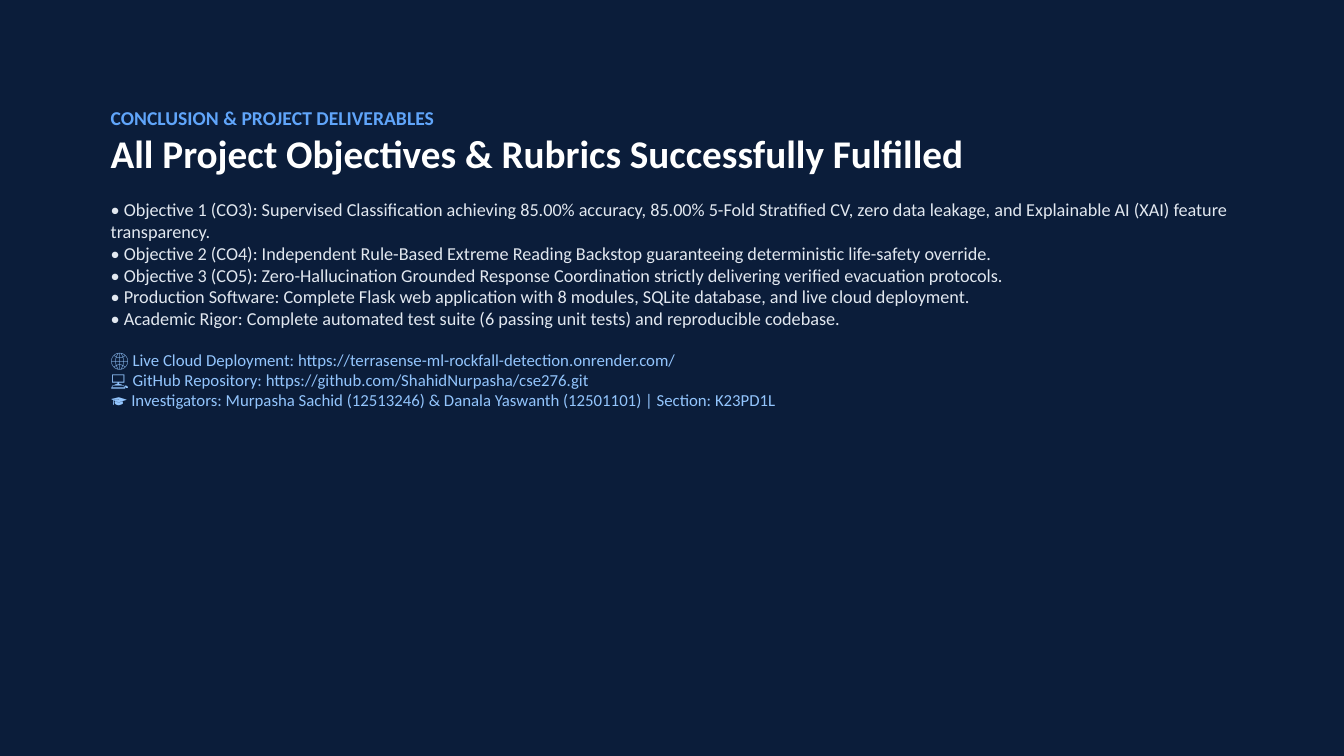
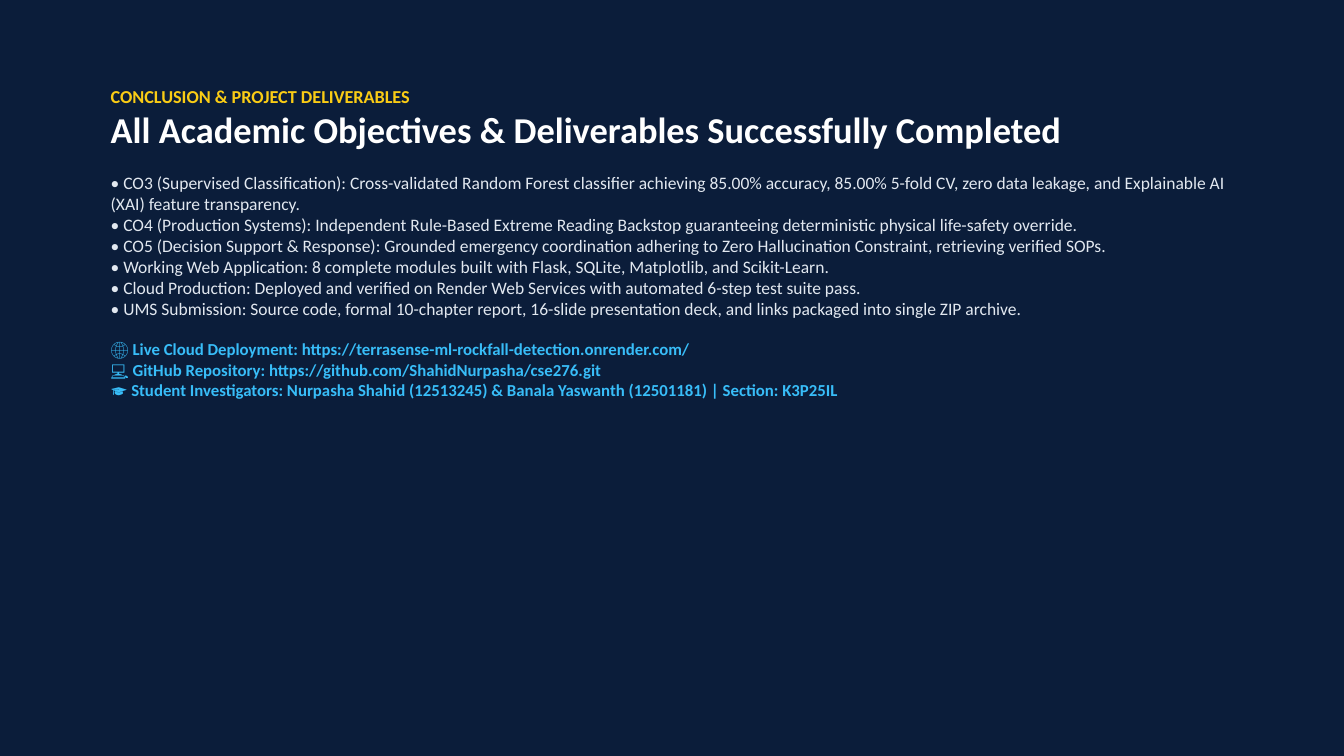
Before and after one commit to ShahidNurpasha/TerraSense-ML-Rockfall-Detection, a slide deck: slide 16 of ROCKFALL_EARLY_WARNING_PRESENTATION.pptx (slide 14 before the commit). Drawn at 1344x756 pixels with LibreOffice and Linux fonts; fonts in the diff are those of the drawing. Boxes give left, top, right and bottom in pixels: in the first picture for what was removed or moved away, otherwise in the second. Text is boxed around its words. In the diff, an @@ line names an element or a change of style, - is before the commit and + after.

Commit message:
Update student credentials to Nurpasha Shahid & Banala Yaswanth, redesign presentation with 16 high-contrast slides

```diff
--- a/ROCKFALL_EARLY_WARNING_PRESENTATION.pptx
+++ b/ROCKFALL_EARLY_WARNING_PRESENTATION.pptx
@@ text "CONCLUSION & PROJECT DELIVERABLES": place and size @@
-text "CONCLUSION & PROJECT DELIVERABLES" at box(111, 112, 1227, 409)
+text "CONCLUSION & PROJECT DELIVERABLES" at box(111, 91, 1225, 399)
@@ text at box(111, 117, 1225, 399): text changed; size 13 to 12.5 pt @@
-All Project Objectives & Rubrics Successfully Fulfilled
-• Objective 1 (CO3): Supervised Classification achieving 85.00% accuracy, 85.00% 5-Fold Stratified CV, zero data leakage, and Explainable AI (XAI) feature transparency.
-• Objective 2 (CO4): Independent Rule-Based Extreme Reading Backstop guaranteeing deterministic life-safety override.
-• Objective 3 (CO5): Zero-Hallucination Grounded Response Coordination strictly delivering verified evacuation protocols.
-• Production Software: Complete Flask web application with 8 modules, SQLite database, and live cloud deployment.
-• Academic Rigor: Complete automated test suite (6 passing unit tests) and reproducible codebase.
-🌐 Live Cloud Deployment: https://terrasense-ml-rockfall-detection.onrender.com/
-💻 GitHub Repository: https://github.com/ShahidNurpasha/cse276.git
-🎓 Investigators: Murpasha Sachid (12513246) & Danala Yaswanth (12501101) | Section: K23PD1L
+All Academic Objectives & Deliverables Successfully Completed
+• CO3 (Supervised Classification): Cross-validated Random Forest classifier achieving 85.00% accuracy, 85.00% 5-fold CV, zero data leakage, and Explainable AI (XAI) feature transparency.
+• CO4 (Production Systems): Independent Rule-Based Extreme Reading Backstop guaranteeing deterministic physical life-safety override.
+• CO5 (Decision Support & Response): Grounded emergency coordination adhering to Zero Hallucination Constraint, retrieving verified SOPs.
+• Working Web Application: 8 complete modules built with Flask, SQLite, Matplotlib, and Scikit-Learn.
+• Cloud Production: Deployed and verified on Render Web Services with automated 6-step test suite pass.
+• UMS Submission: Source code, formal 10-chapter report, 16-slide presentation deck, and links packaged into single ZIP archive.
+🌐 Live Cloud Deployment: https://terrasense-ml-rockfall-detection.onrender.com/
+💻 GitHub Repository: https://github.com/ShahidNurpasha/cse276.git
+🎓 Student Investigators: Nurpasha Shahid (12513245) & Banala Yaswanth (12501181) | Section: K3P25IL
@@ text at box(111, 91, 410, 103): size 14 to 13 pt, text colour #60A5FA to #FACC15 in "CONCLUSION & PROJECT DELIVERABLES" @@
```
Also in this commit, not shown: 6 other slides changed, 9 slides added, 7 slides removed, 6 other files.
